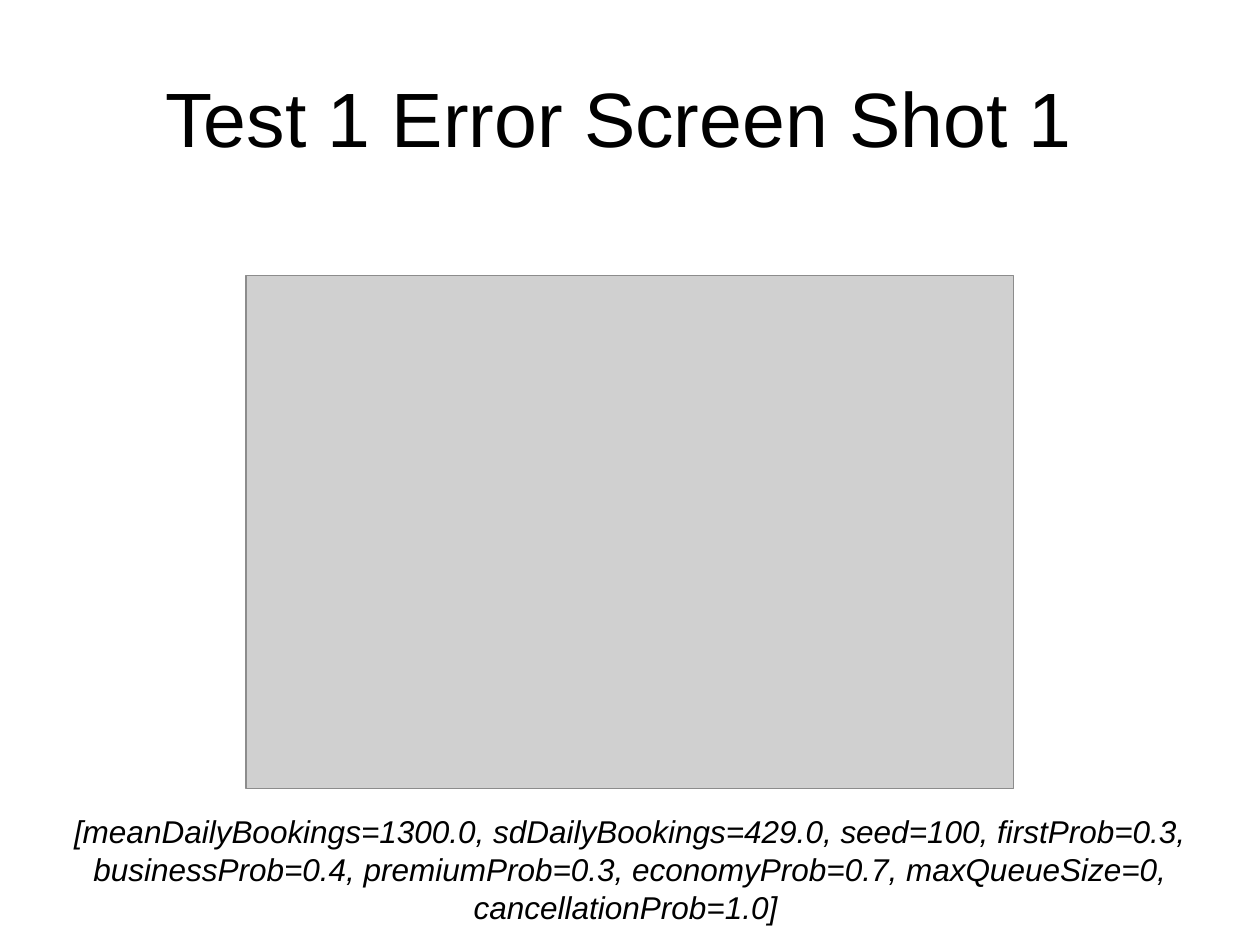
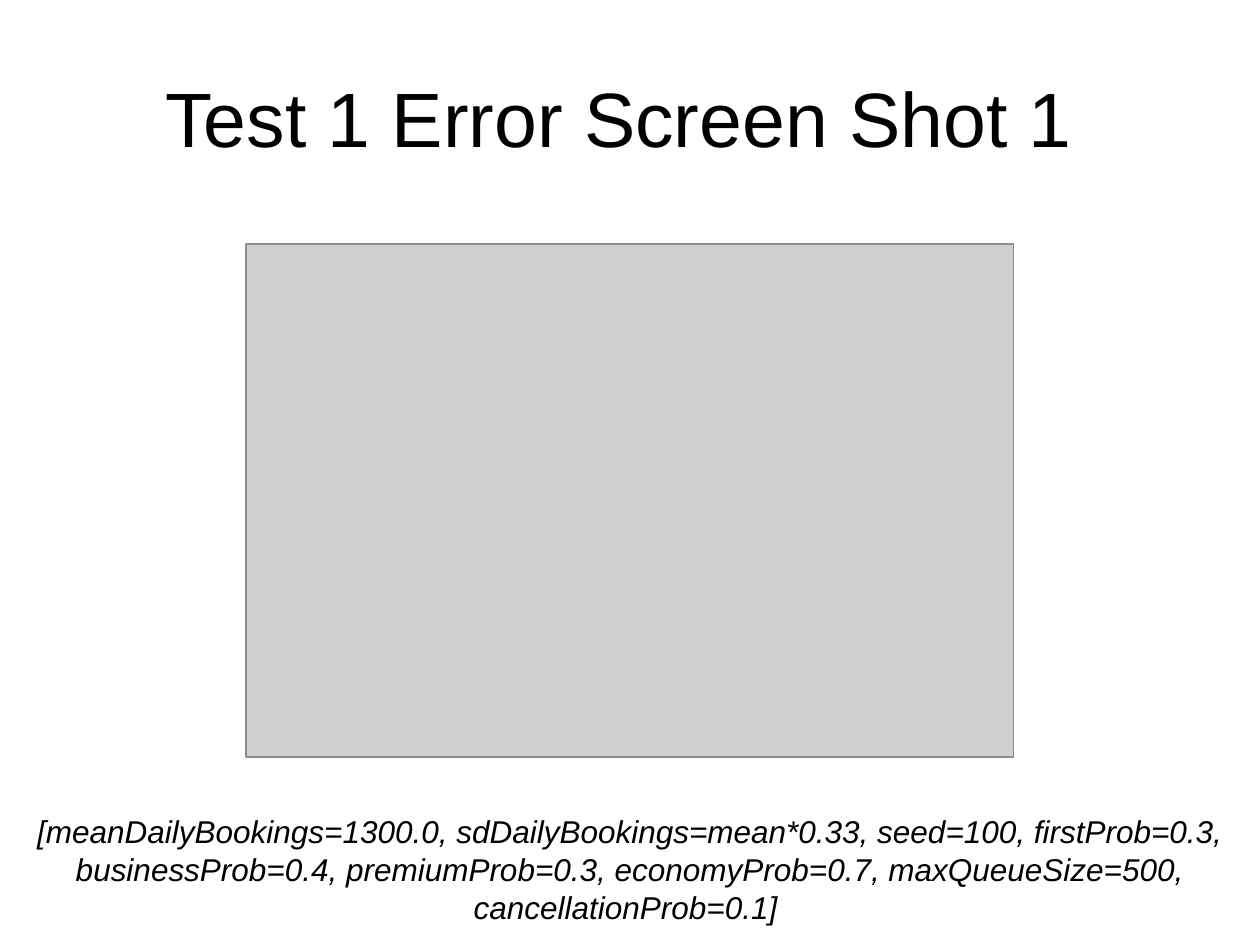
Before and after one commit to mitchellharvey97/Cab302-Ass2-2016, a slide deck: slide 4 of GUITestPlan.pptx. Drawn at 1260x945 pixels with LibreOffice and Linux fonts; fonts in the diff are those of the drawing; grey boxes stand for pictures. Boxes give left, top, right and bottom in pixels: in the first picture for what was removed or moved away, otherwise in the second. Text is boxed around its words. In the diff, an @@ line names an element or a change of style, - is before the commit and + after.

Commit message:
Minor formatting + Updated Test Plan

```diff
--- a/GUITestPlan.pptx
+++ b/GUITestPlan.pptx
@@ picture: place and size @@
-picture at box(246, 276, 1013, 789)
+picture at box(246, 244, 1013, 757)
@@ text at box(37, 820, 1222, 924): text changed @@
-[meanDailyBookings=1300.0, sdDailyBookings=429.0, seed=100, firstProb=0.3, businessProb=0.4, premiumProb=0.3, economyProb=0.7, maxQueueSize=0, cancellationProb=1.0]
+[meanDailyBookings=1300.0, sdDailyBookings=mean*0.33, seed=100, firstProb=0.3, businessProb=0.4, premiumProb=0.3, economyProb=0.7, maxQueueSize=500, cancellationProb=0.1]
```
Also in this commit, not shown: 5 other slides changed, 2 other files.
